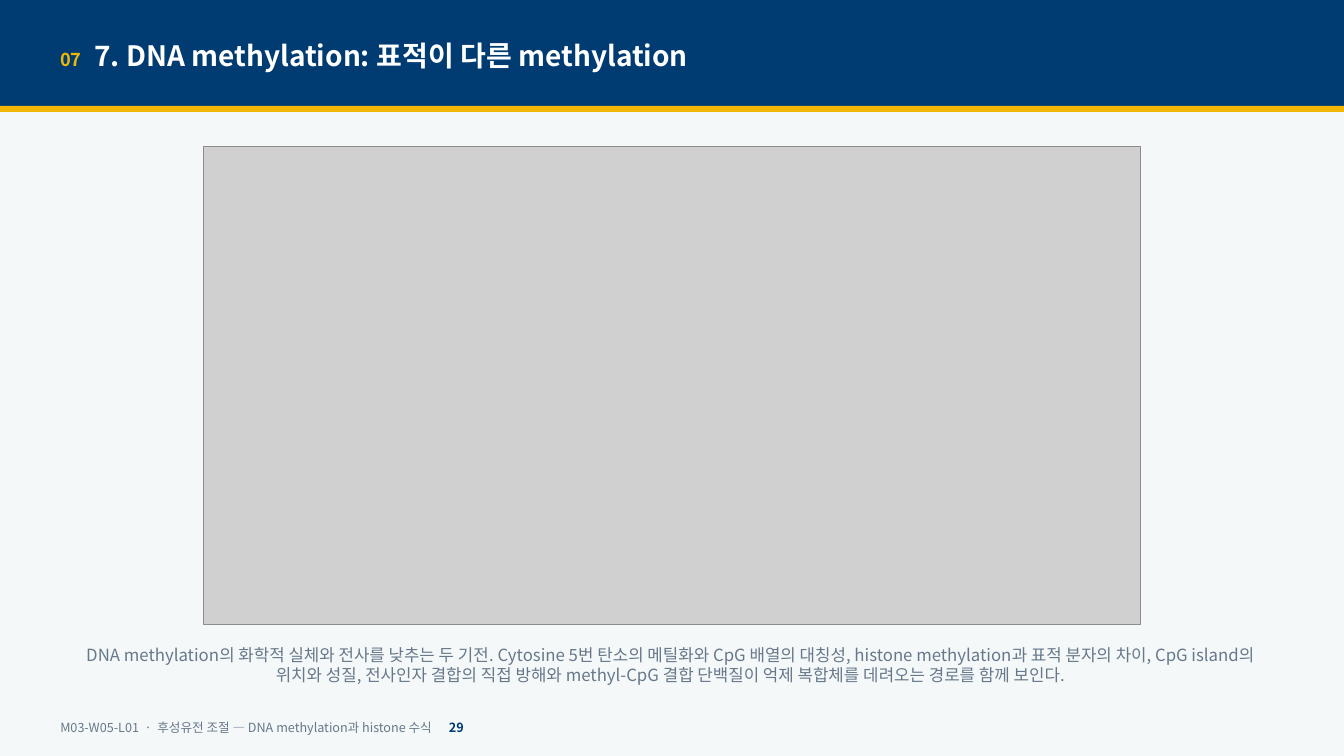
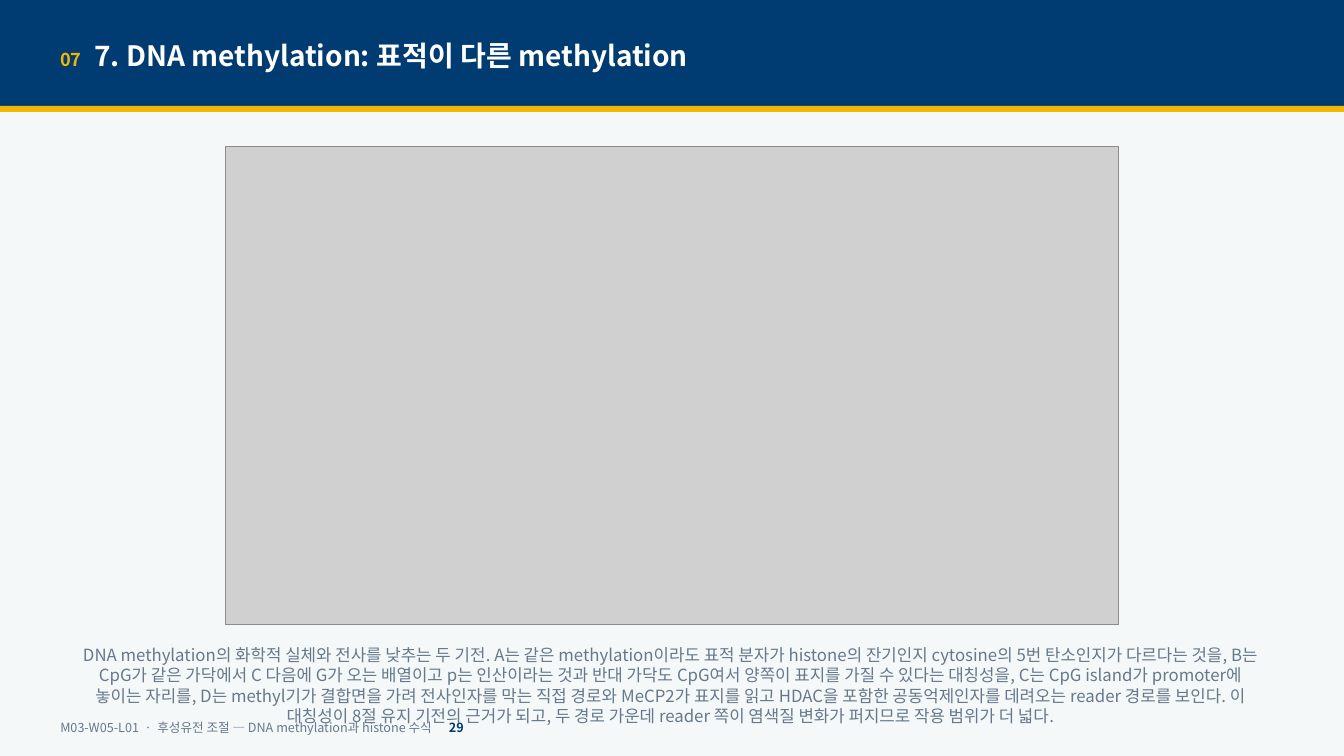
Before and after one commit to hoperiasd2/hoperiasd2.github.io, a slide deck: slide 29 of curriculum/M03/W05/L01/slides.pptx. Drawn at 1344x756 pixels with LibreOffice and Linux fonts; fonts in the diff are those of the drawing; grey boxes stand for pictures. Boxes give left, top, right and bottom in pixels: in the first picture for what was removed or moved away, otherwise in the second. Text is boxed around its words. In the diff, an @@ line names an element or a change of style, - is before the commit and + after.

```diff
--- a/curriculum/M03/W05/L01/slides.pptx
+++ b/curriculum/M03/W05/L01/slides.pptx
@@ picture: place and size @@
-picture at (204,146,1140,625)
+picture at (226,146,1119,625)
@@ text at (83,647,1258,727): text changed @@
-DNA methylation의 화학적 실체와 전사를 낮추는 두 기전. Cytosine 5번 탄소의 메틸화와 CpG 배열의 대칭성, histone methylation과 표적 분자의 차이, CpG island의 위치와 성질, 전사인자 결합의 직접 방해와 methyl-CpG 결합 단백질이 억제 복합체를 데려오는 경로를 함께 보인다.
+DNA methylation의 화학적 실체와 전사를 낮추는 두 기전. A는 같은 methylation이라도 표적 분자가 histone의 잔기인지 cytosine의 5번 탄소인지가 다르다는 것을, B는 CpG가 같은 가닥에서 C 다음에 G가 오는 배열이고 p는 인산이라는 것과 반대 가닥도 CpG여서 양쪽이 표지를 가질 수 있다는 대칭성을, C는 CpG island가 promoter에 놓이는 자리를, D는 methyl기가 결합면을 가려 전사인자를 막는 직접 경로와 MeCP2가 표지를 읽고 HDAC을 포함한 공동억제인자를 데려오는 reader 경로를 보인다. 이 대칭성이 8절 유지 기전의 근거가 되고, 두 경로 가운데 reader 쪽이 염색질 변화가 퍼지므로 작용 범위가 더 넓다.
```
Also in this commit, not shown: 1 other slide changed, 53 other files.
